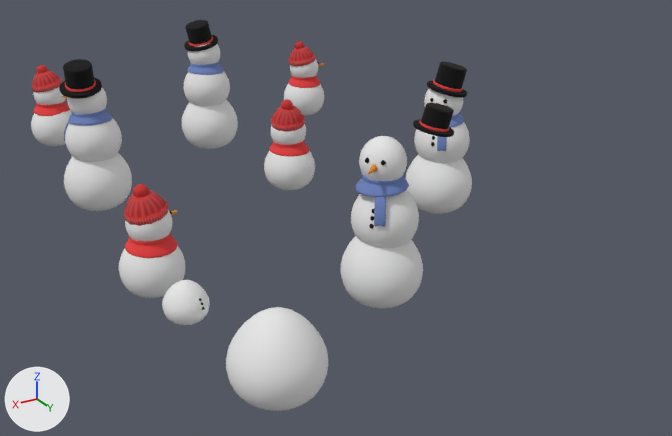
A saved change to the glTF model effect.glb.
Before and after are seen from a camera (50 mm lens) standing at (6.93, 23.59, 6.75) and looking at (-1.01, 10.37, 0.14). The lights are fixed; the arrows at lower left show +X, +Y and +Z. The older version comes first. Both versions are drawn at frame 93 of the action 'Scene'; the numbers are the values there.

Script lines for the objects in view, before the commit:
```python
me_snowman_3d_illustration_white_0_006 = bpy.data.meshes.new('Snowman 3d illustration_White_0.006')
me_snowman_3d_illustration_white_0_006.from_pydata(...)  # 585 vertices, 1093 faces; spans x -0.5..0.5, y -1.041..-0.001, z -0.514..0.5
# faces by material slot: [874, 219]
me_snowman_3d_illustration_white_0_006.materials.append(mat_white)  # white #e7e7e7
me_snowman_3d_illustration_white_0_006.materials.append(mat_black)  # black #000000
ob_ap_b_hat_004 = bpy.data.objects.new('AP_B_Hat.004', None)
ob_ap_b_hat_004.parent = ob_scene_locator
ob_ap_b_hat_004.location = (-0.854, 16.14, 2.827)
ob_ap_b_hat_004.scale = (0.822, 0.822, 0.745)
ob_ap_b_middle_003 = bpy.data.objects.new('AP_B_Middle.003', None)
ob_ap_b_middle_003.parent = ob_scene_locator
ob_ap_b_middle_003.location = (3.377, 16.91, 1.412)
ob_ap_b_middle_003.scale = (0.563, 0.563, 0.514)
ob_ap_b_under_003 = bpy.data.objects.new('AP_B_Under.003', None)
ob_ap_b_under_003.parent = ob_scene_locator
ob_ap_b_under_003.location = (2.65, 17.88, 0.935)
ob_ap_b_under_003.scale = (0.978, 0.978, 0.929)
ob_ap_b_upper_004 = bpy.data.objects.new('AP_B_Upper.004', None)
ob_ap_b_upper_004.parent = ob_scene_locator
ob_ap_b_upper_004.location = (-0.0113, 16.03, 1.991)
ob_ap_b_upper_004.scale = (0.98, 0.98, 1.04)
ob_s_under_001 = bpy.data.objects.new('S_Under.001', me_snowman_3d_illustration_white_0_006)
ob_s_under_001.parent = ob_ap_s_under_001
ob_s_under_001.location = (0.0356, 0.0478, -0.518)
ob_s_under_001.rotation_euler = (-1.469, 0.0, -0.639)  # degrees (-84, 0, -37)
# also in view: 'S_Upper' at (1.97, 3.24, 0.96); 'S_Hat.001' at (-1.16, 8.32, 1.54); 'S_Hat.002' at (2.76, 11.15, 1.53); 'B_Upper.004' at (-0.05, 13.21, 2.04); 'B_Upper' at (-0.85, 5.07, 1.88)
```
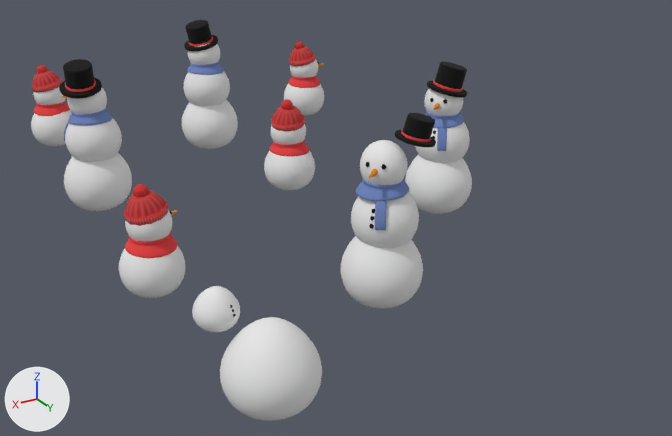
ob_ap_b_hat_004 is not drawn itself; it is the parent of ob_b_hat_004.
ob_ap_b_middle_003 is not drawn itself; it is the parent of ob_b_middle_003.
ob_ap_b_under_003 is not drawn itself; it is the parent of ob_b_under_003.
ob_ap_b_upper_004 is not drawn itself; it is the parent of ob_b_upper_004.

Location of each change, (x1, y1, x2, y2) in pixels of the pictures (672 x 436 px):
```json
{"object": "B_Under.003", "change": "moved", "before": [226, 307, 328, 411], "after": [220, 317, 322, 421]}
{"object": "B_Upper.004", "change": "moved", "before": [355, 136, 409, 227], "after": [356, 140, 409, 230]}
{"object": "B_Middle.003", "change": "moved", "before": [162, 280, 210, 325], "after": [192, 286, 240, 332]}
{"object": "B_Hat.004", "change": "moved", "before": [413, 103, 454, 137], "after": [395, 113, 436, 147]}
```

Edits to the scene script, one JSON object a line:
```json
{"op": "set", "path": "ob_ap_b_hat_004.location", "old": "(-0.854, 16.14, 2.827)", "new": "(-0.584, 16.08, 2.703)"}
{"op": "set", "path": "ob_ap_b_middle_003.location", "old": "(3.377, 16.91, 1.412)", "new": "(3.141, 17.27, 1.424)"}
{"op": "set", "path": "ob_ap_b_under_003.location", "old": "(2.65, 17.88, 0.935)", "new": "(2.721, 17.85, 0.808)"}
{"op": "set", "path": "ob_ap_b_upper_004.location", "old": "(-0.0113, 16.03, 1.991)", "new": "(-0.0223, 16.03, 1.927)"}
```
